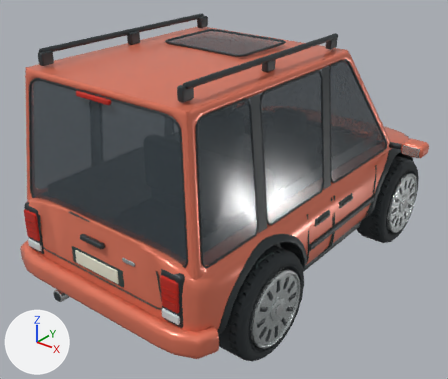
The FBX model unity/Assets/Resources/Cars/picnic_lod1.fbx as it was, and as the next commit left it.
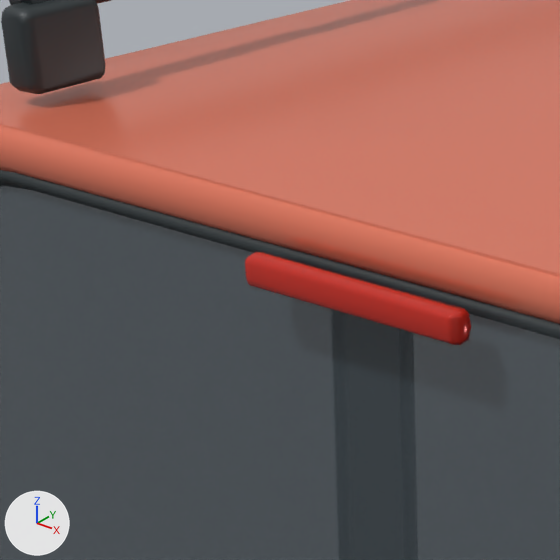
The first picture shows the older version from a camera (50 mm lens) standing at (2.86, -3.92, 2.97) and looking at (-0.07, -0.25, 0.7). The close-ups show the older and then the newer version on the part from 8% to 28% of the width and 14% to 37% of the height of that picture. Only the edits that show in the close-ups are written down. The axes (+X, +Y, +Z) are drawn at lower left. The lights are the same throughout. Where no turn or scale is listed for an object, it has been applied to the vertices. Vertices at exactly the same position are counted once.

In view in the first close-up: 'Body'.
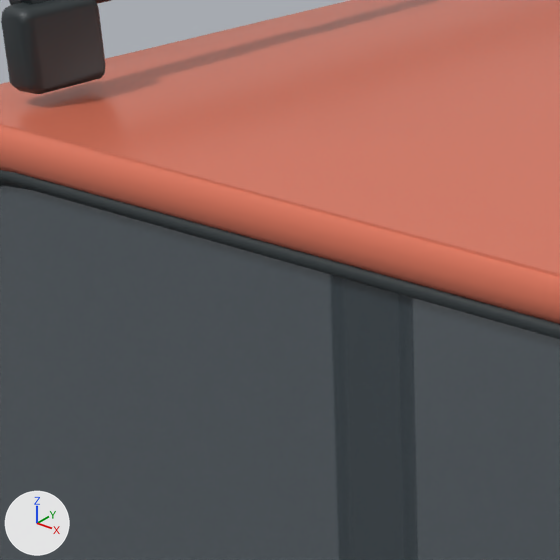
Where the newer file only moved an object's origin or applied its transform, the numbers keep the older frame.

Where the change shows, as pixel boxes [x1, y1, x2, y2] in the close-ups (560 x 560 px):
part 1 of me_continuous_formed_body_shell_002, deleted
    before: [245, 252, 471, 345]

Patch to the scene script:
```diff
--- a/unity/Assets/Resources/Cars/picnic_lod1.fbx.py
+++ b/unity/Assets/Resources/Cars/picnic_lod1.fbx.py
@@ me_continuous_formed_body_shell_002 @@
 # used by ob_body; location = (0.0, 0.0, 0.0)
-me_continuous_formed_body_shell_002.from_pydata(...)  # 10832 vertices, 20191 faces; spans x -1.16..1.16, y -1.79..1.79, z 0.25..2.02
+me_continuous_formed_body_shell_002.from_pydata(...)  # 10785 vertices, 20101 faces; spans x -1.16..1.16, y -1.79..1.79, z 0.25..2.02
+# me_continuous_formed_body_shell_002 part 1: the loose piece of 35 vertices spanning x -0.15..0.15, y -1.61..-1.59, z 1.82..1.86 is deleted
+# other edits to the shape of me_continuous_formed_body_shell_002 do not show in these pictures
 me_continuous_formed_body_shell_002.materials.append(mat_bodypaint)
```
